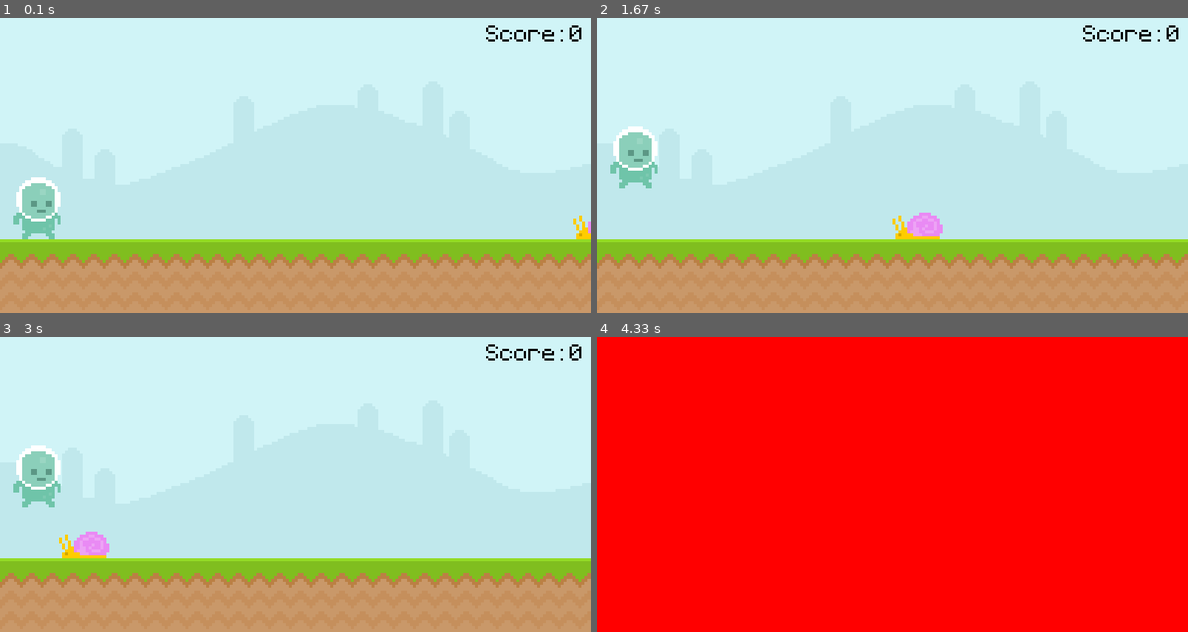
Above: before the commit, frames 1-4 (two rows, left to right).
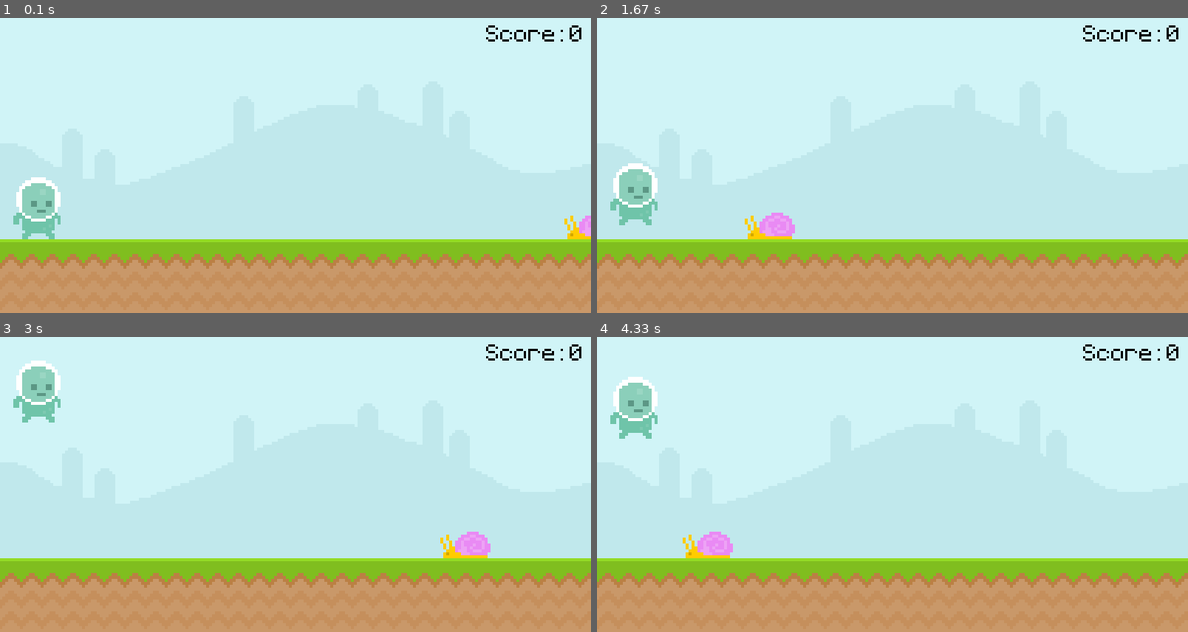
Above: after the commit, the same moments.

Repository: Zain-Khoso/pygame-runner
Game: pygame game, started from main.py
Two runs of this game, one before a commit and one after it. Both use one fixed random seed, a clock stepped at 60 frames per second and the inputs below.
Inputs (mouse positions are in pixels of both pictures, inside the frame that each line leads up to):
- Up to frame 1 (0.1 s): no input
- Up to frame 2 (1.67 s): tap Space at 0.33, 0.73, 1.03, 1.57 s
- Up to frame 3 (3 s): tap Space at 1.87 s; click (35, 525) at 2.62 s
- Up to frame 4 (4.33 s): tap Space at 3.3, 3.6, 4.13 s

The runs differ from the first frame. In frame 1, 0.2% of the frame differs, in the area x 95-100%, y 67-75%; in frame 2, 3.2%; in frame 3, 3.6%; in frame 4, 100%, in the area x 0-100%, y 0-100%.

Commit message:
fix: Game Mechenics

Diff:
--- a/main.py
+++ b/main.py
@@ -29,11 +29,11 @@
 
         if event.type == pygame.MOUSEBUTTONDOWN:
             if player_rect.collidepoint(event.pos) and player_rect.bottom == 300:
-                player_gravity = -15
+                player_gravity = -20
 
         if event.type == pygame.KEYDOWN:
             if event.key == pygame.K_SPACE and player_rect.bottom == 300:
-                player_gravity = -15
+                player_gravity = -20
 
     if game_active:
         screen.blit(sky_surf, (0, 0))
@@ -41,7 +41,7 @@
 
         screen.blit(score_surf, score_rect)
 
-        snail_rect.x -= 4
+        snail_rect.x -= 6
         if snail_rect.right <= 0:
             snail_rect.left = 800
 
